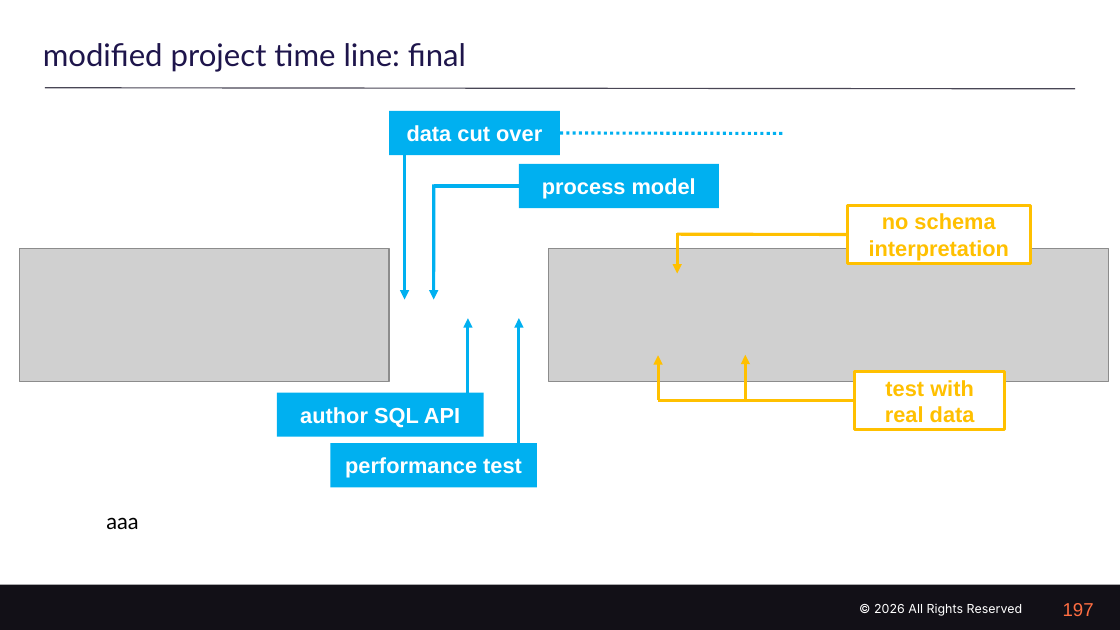
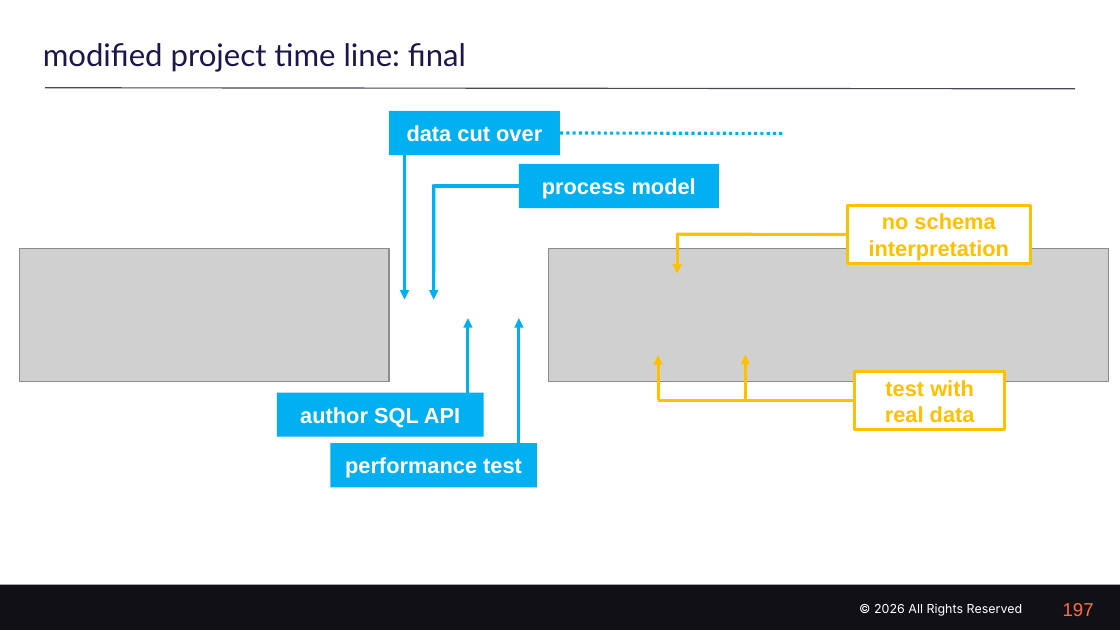
Before and after one commit to farrell0/query-optimizer, a slide deck: slide 197 of 48_slides/04 - My Slides for this demo v1.pptx. Drawn at 1120x630 pixels with LibreOffice and Linux fonts; fonts in the diff are those of the drawing; grey boxes stand for pictures; background and template pictures are left out. Boxes give left, top, right and bottom in pixels: in the first picture for what was removed or moved away, otherwise in the second. Text is boxed around its words. In the diff, an @@ line names an element or a change of style, - is before the commit and + after.

```diff
--- a/48_slides/04 - My Slides for this demo v1.pptx
+++ b/48_slides/04 - My Slides for this demo v1.pptx
@@ text removed at [106,517,138,529] @@
-aaa
```
Also in this commit, not shown: 1 other slide changed, 6 slides added, 1 slide removed.
